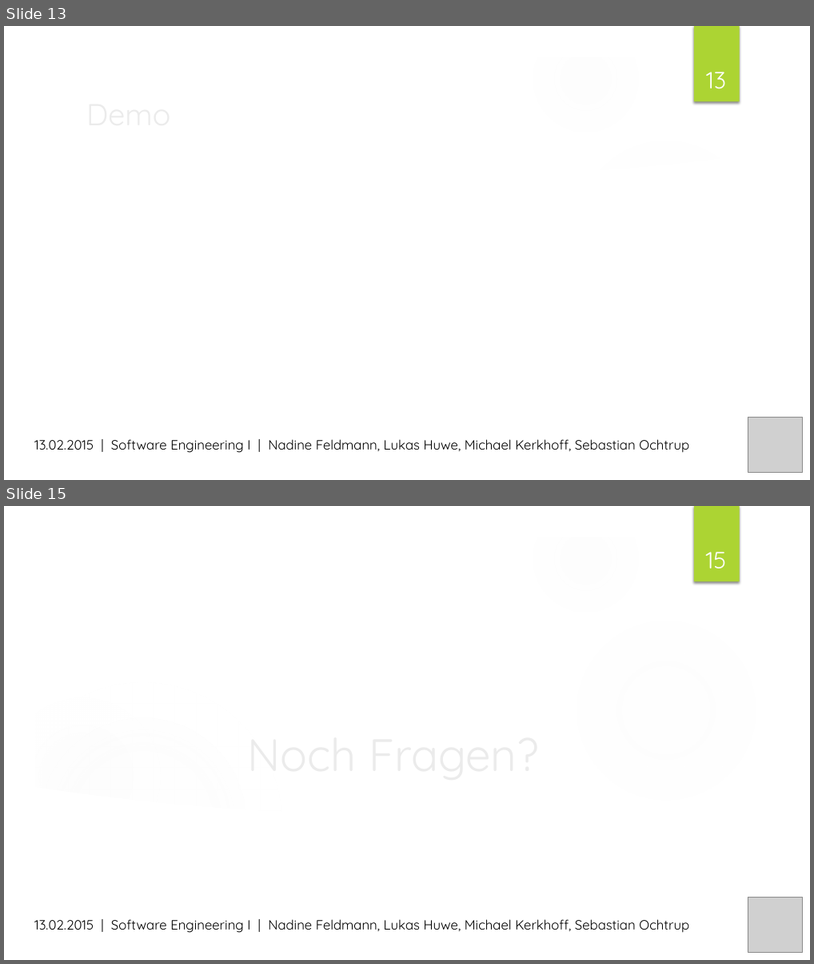
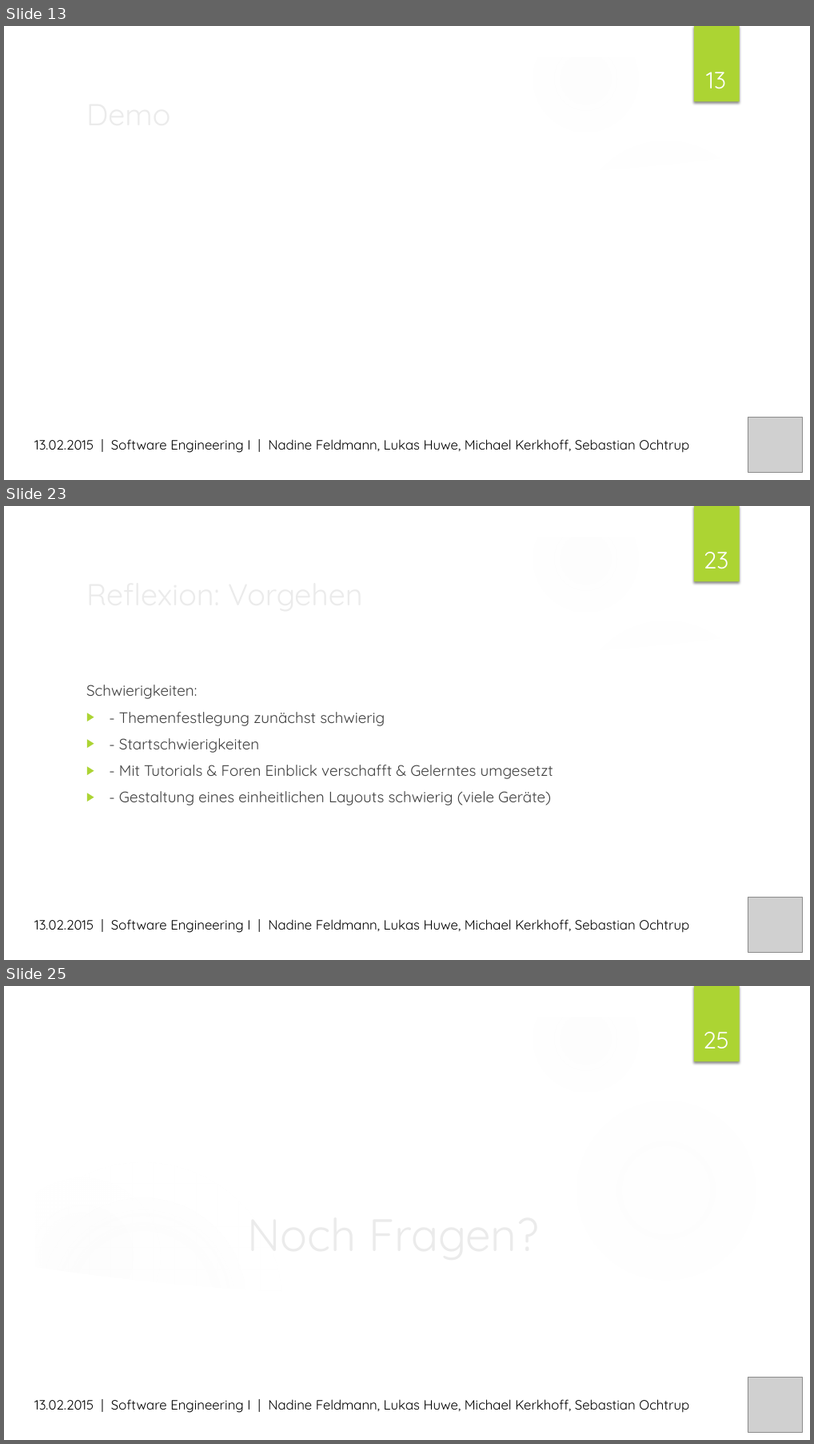
Before and after one commit to MrXXX92/pwsafe, a slide deck: Dokumentation/PWSafe Präsentation.pptx. Shown one above the other, each under a label of ours: slides 13 and 15 before the commit, slides 13, 23 and 25 after it; the slides between them are not shown. The pictures are 814x964 and 814x1444 pixels, drawn with LibreOffice and Linux fonts; fonts in the diff are those of the drawing; grey boxes stand for pictures; background and template pictures are left out. Boxes give left, top, right and bottom in pixels: in the first picture for what was removed or moved away, otherwise in the second. Text is boxed around its words. In the diff, an @@ line names an element or a change of style, - is before the commit and + after.

```diff
--- a/Dokumentation/PWSafe Präsentation.pptx
+++ b/Dokumentation/PWSafe Präsentation.pptx
@@ slide 23 added at (x1=4, y1=506, x2=810, y2=960), background picture (left out); not listed: 9 template elements that a slide beside it also shows @@
@@ page number added at (x1=704, y1=552, x2=730, y2=569), 28 pt, text #FFFFFF @@
+23
@@ title added at (x1=80, y1=570, x2=660, y2=616), 36 pt, text #EBEBEB @@
+Reflexion: Vorgehen
@@ text added at (x1=86, y1=684, x2=554, y2=805), 18 pt, text #404040 @@
+Schwierigkeiten:
+▶ - Themenfestlegung zunächst schwierig
+▶ - Startschwierigkeiten
+▶ - Mit Tutorials & Foren Einblick verschafft & Gelerntes umgesetzt
+▶ - Gestaltung eines einheitlichen Layouts schwierig (viele Geräte)
@@ picture added at (x1=748, y1=896, x2=802, y2=952) @@
@@ text added at (x1=34, y1=919, x2=690, y2=932), 16 pt, text #000000 @@
+13.02.2015 | Software Engineering I | Nadine Feldmann, Lukas Huwe, Michael Kerkhoff, Sebastian Ochtrup
@@ what was slide 15 is now slide 25 @@
@@ page number at (x1=703, y1=1032, x2=730, y2=1048): text changed @@
-15
+25
```
Also in this commit, not shown: 1 slide changed, 9 other slides added.
